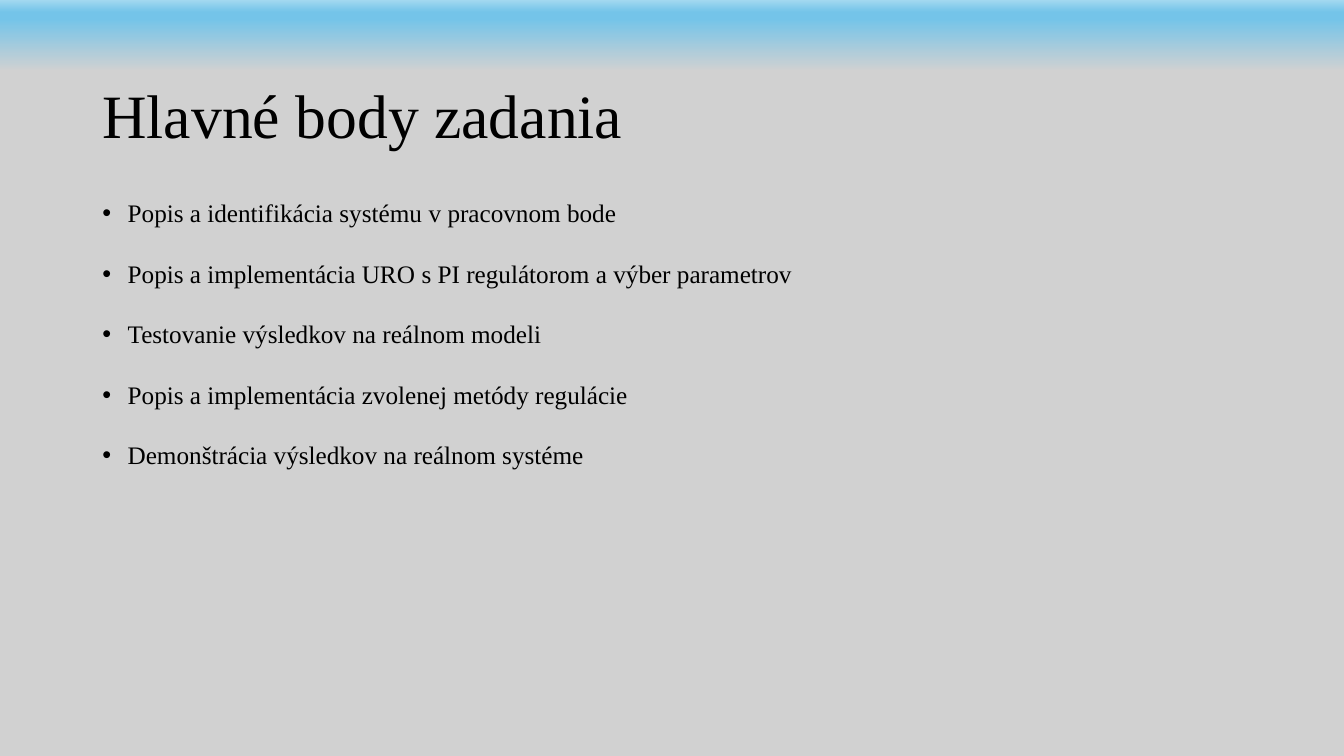
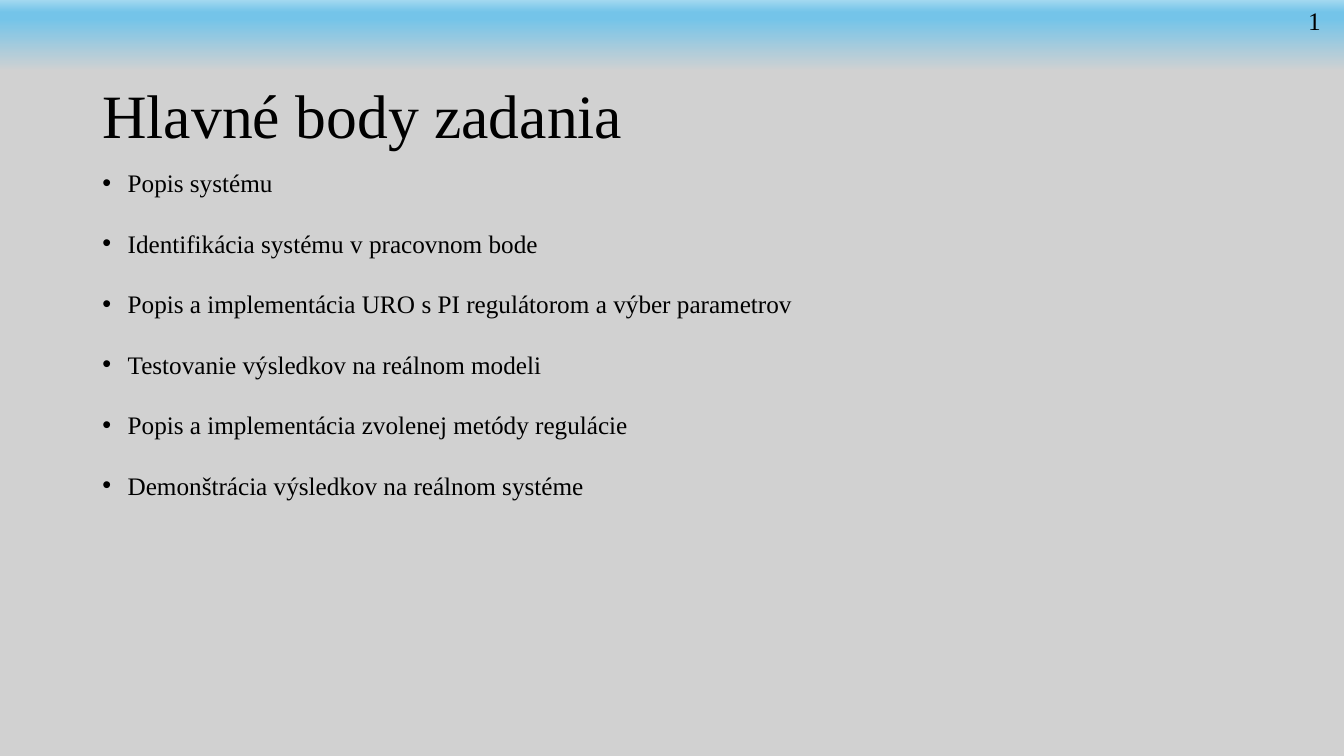
Before and after one commit to andrii-stoliar/DP-Stoliar, a slide deck: slide 2 of Prez/DP1-prez.potx. Drawn at 1344x756 pixels with LibreOffice and Linux fonts; fonts in the diff are those of the drawing; background and template pictures are left out. Boxes give left, top, right and bottom in pixels: in the first picture for what was removed or moved away, otherwise in the second. Text is boxed around its words. In the diff, an @@ line names an element or a change of style, - is before the commit and + after.

```diff
--- a/Prez/DP1-prez.potx
+++ b/Prez/DP1-prez.potx
@@ text added at (1308, 13, 1321, 30), 18 pt, text #000000 @@
+1
@@ text "Popis systému": place and size @@
-text "Popis systému" at (128, 204, 792, 470)
+text "Popis systému" at (128, 174, 792, 501)
@@ text at (128, 174, 538, 259): text changed @@
-• Popis a identifikácia systému v pracovnom bode
+• Popis systému
+• Identifikácia systému v pracovnom bode
```
Also in this commit, not shown: 1 other slide changed, 11 slides added, 1 slide removed, 27 other files.
